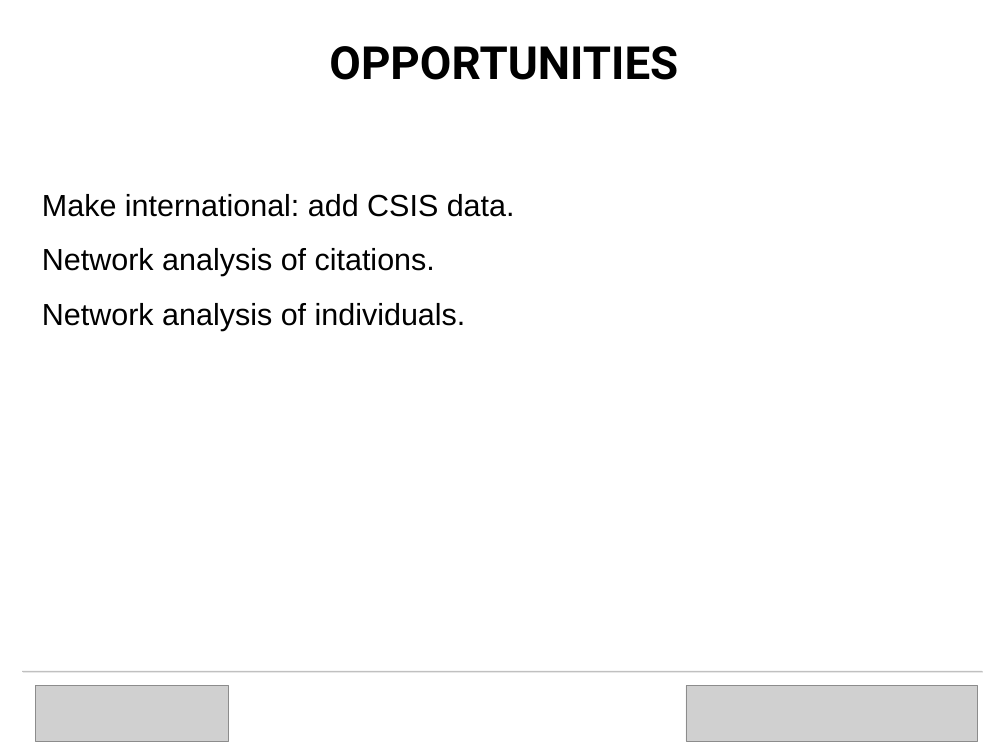
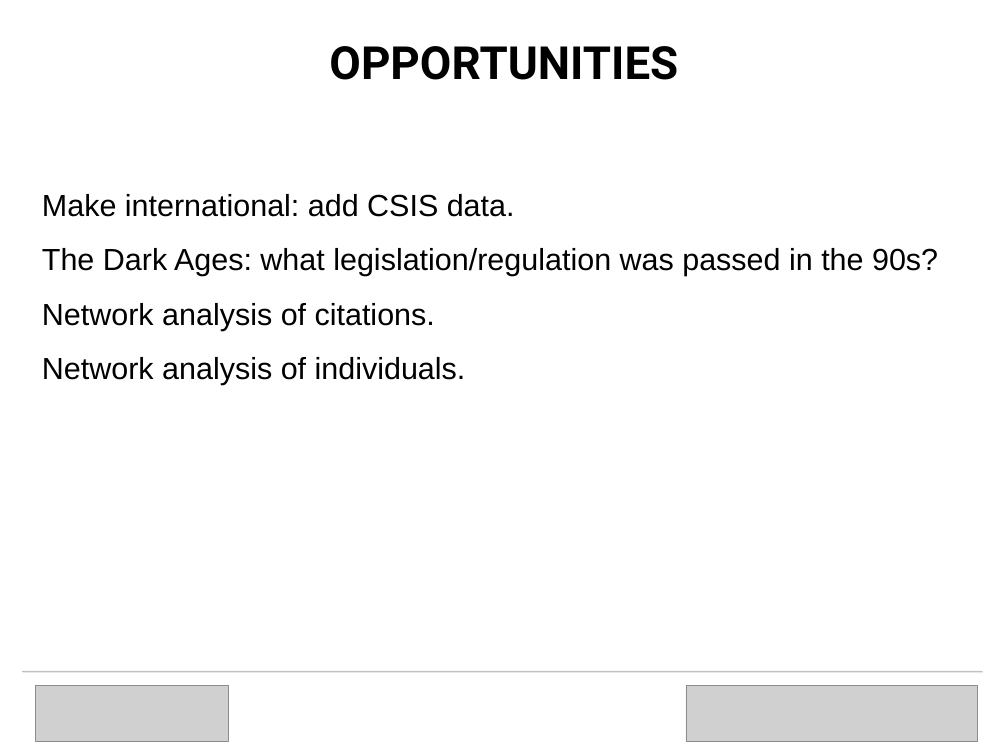
Before and after one commit to OpenTechStrategies/timelines, a slide deck: slide 27 of us-govt-open-source.odp (slide 20 before the commit). Drawn at 1008x756 pixels with LibreOffice and Linux fonts; fonts in the diff are those of the drawing; grey boxes stand for pictures; background and template pictures are left out. Boxes give left, top, right and bottom in pixels: in the first picture for what was removed or moved away, otherwise in the second. Text is boxed around its words. In the diff, an @@ line names an element or a change of style, - is before the commit and + after.

```diff
--- a/us-govt-open-source.odp
+++ b/us-govt-open-source.odp
@@ text at bbox=[42, 248, 938, 276]: paragraph added @@
+The Dark Ages: what legislation/regulation was passed in the 90s?
```
Also in this commit, not shown: 6 other slides changed, 8 slides added, 1 other file.
